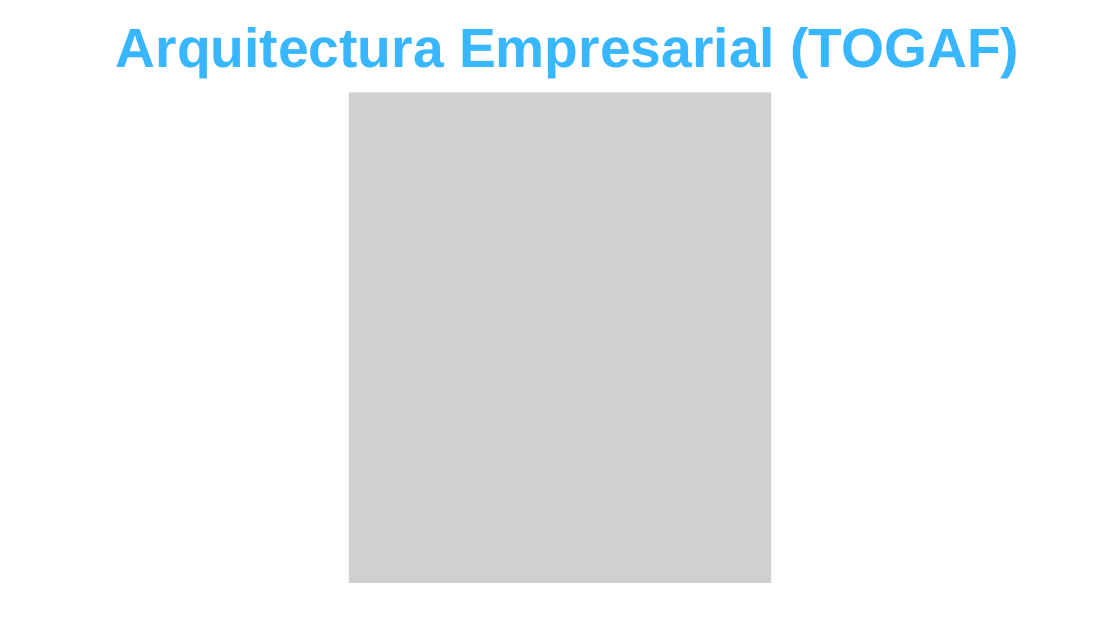
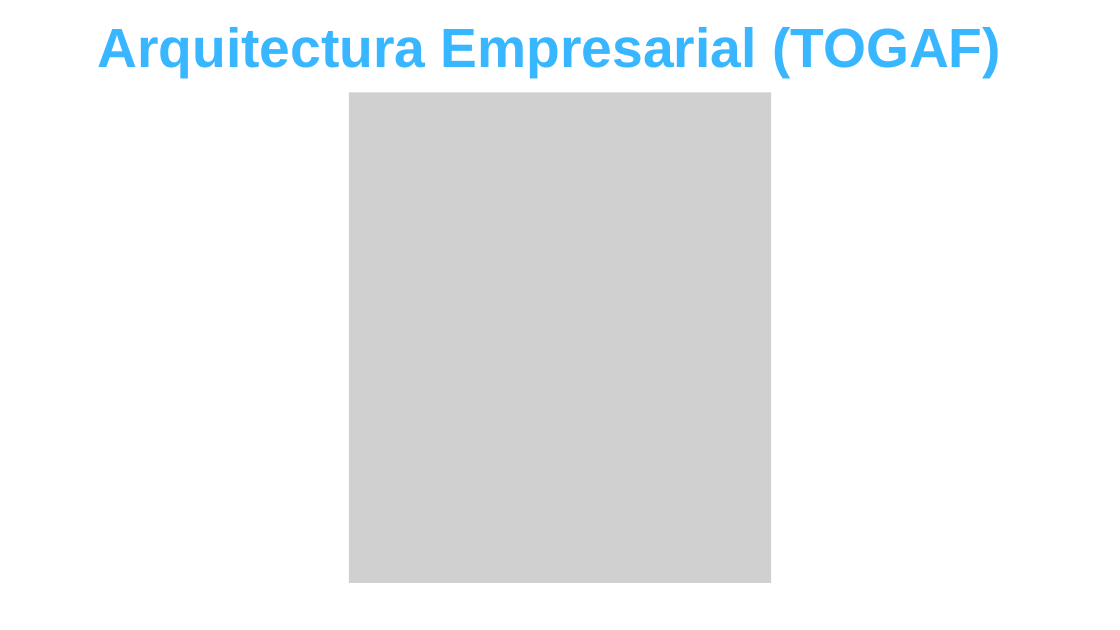
Before and after one commit to bhuertas2025/omniruta-logistics-system, a slide deck: slide 8 of 02_Presentacion/Presentación OmniRuta.pptx. Drawn at 1120x630 pixels with LibreOffice and Linux fonts; fonts in the diff are those of the drawing; grey boxes stand for pictures; background and template pictures are left out. Boxes give left, top, right and bottom in pixels: in the first picture for what was removed or moved away, otherwise in the second. Text is boxed around its words. In the diff, an @@ line names an element or a change of style, - is before the commit and + after.

```diff
--- a/02_Presentacion/Presentación OmniRuta.pptx
+++ b/02_Presentacion/Presentación OmniRuta.pptx
@@ text "Arquitectura Empresarial (TOGAF)": place and size @@
-text "Arquitectura Empresarial (TOGAF)" at box(116, 27, 1019, 78)
+text "Arquitectura Empresarial (TOGAF)" at box(97, 27, 1001, 78)
```
Also in this commit, not shown: 1 other slide changed, 2 other files.
